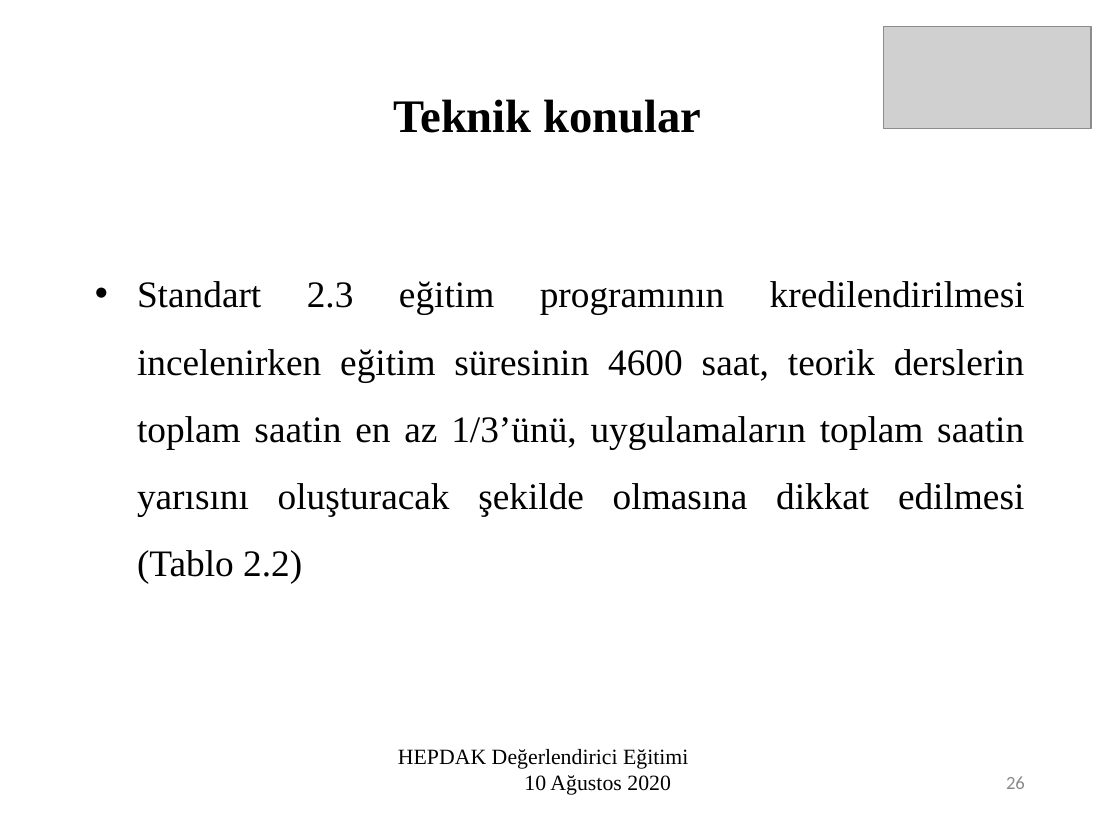
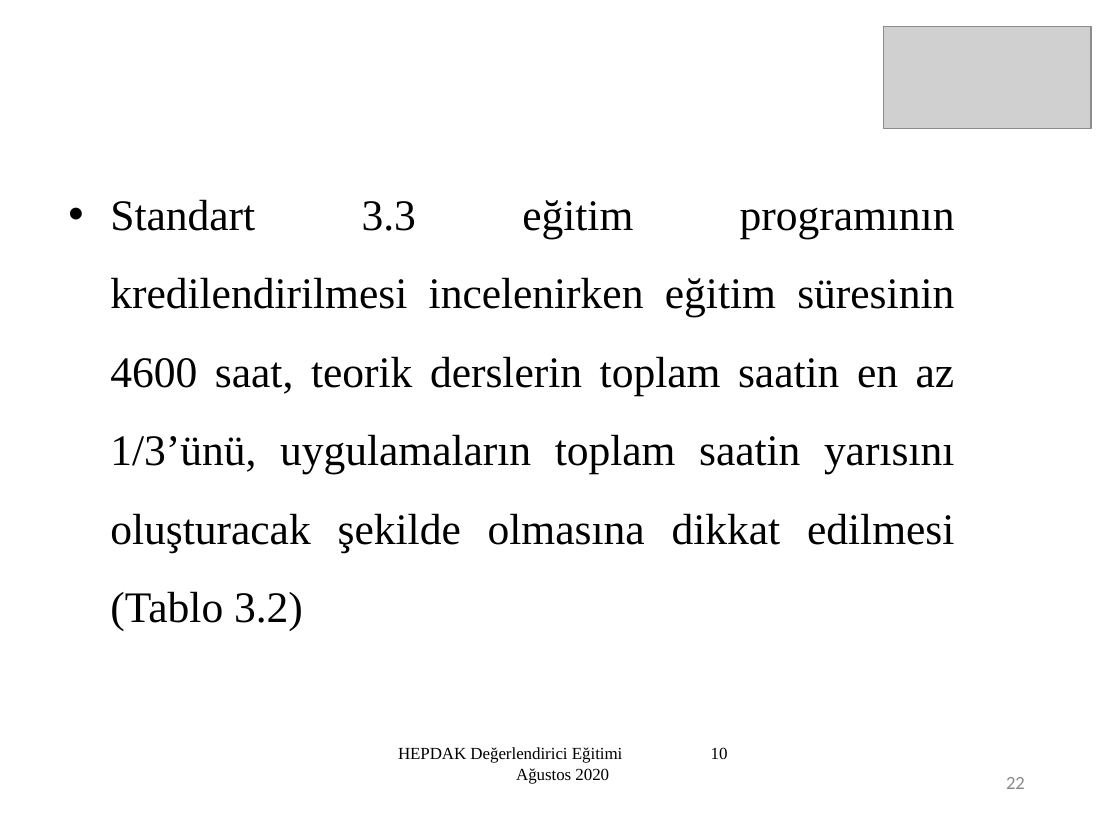
Before and after one commit to sametgolgeci/Hepdak-nextjs, a slide deck: slide 22 of public/doc/degerlendirici_egitim_5/5.ziyaret_oncesi_planlama.ppt (slide 26 before the commit). Drawn at 1120x840 pixels with LibreOffice and Linux fonts; fonts in the diff are those of the drawing; grey boxes stand for pictures. Boxes give left, top, right and bottom in pixels: in the first picture for what was removed or moved away, otherwise in the second. Text is boxed around its words. In the diff, an @@ line names an element or a change of style, - is before the commit and + after.

```diff
--- a/public/doc/degerlendirici_egitim_5/5.ziyaret_oncesi_planlama.ppt
+++ b/public/doc/degerlendirici_egitim_5/5.ziyaret_oncesi_planlama.ppt
@@ title removed at bbox=[394, 99, 701, 133] @@
-Teknik konular
@@ text at bbox=[110, 199, 955, 631]: text changed; size 24 to 28 pt @@
-• Standart 2.3 eğitim programının kredilendirilmesi incelenirken eğitim süresinin 4600 saat, teorik derslerin toplam saatin en az 1/3’ünü, uygulamaların toplam saatin yarısını oluşturacak şekilde olmasına dikkat edilmesi (Tablo 2.2)
+• Standart 3.3 eğitim programının kredilendirilmesi incelenirken eğitim süresinin 4600 saat, teorik derslerin toplam saatin en az 1/3’ünü, uygulamaların toplam saatin yarısını oluşturacak şekilde olmasına dikkat edilmesi (Tablo 3.2)
@@ text "HEPDAK Değerlendirici Eğitimi 10 Ağustos ..." at bbox=[398, 747, 623, 784]: size 14 to 10.8 pt @@
@@ page number at bbox=[1006, 777, 1025, 789]: text changed @@
-26
+22
```
Also in this commit, not shown: 36 other slides changed, 1 slide removed, 1 other file.
